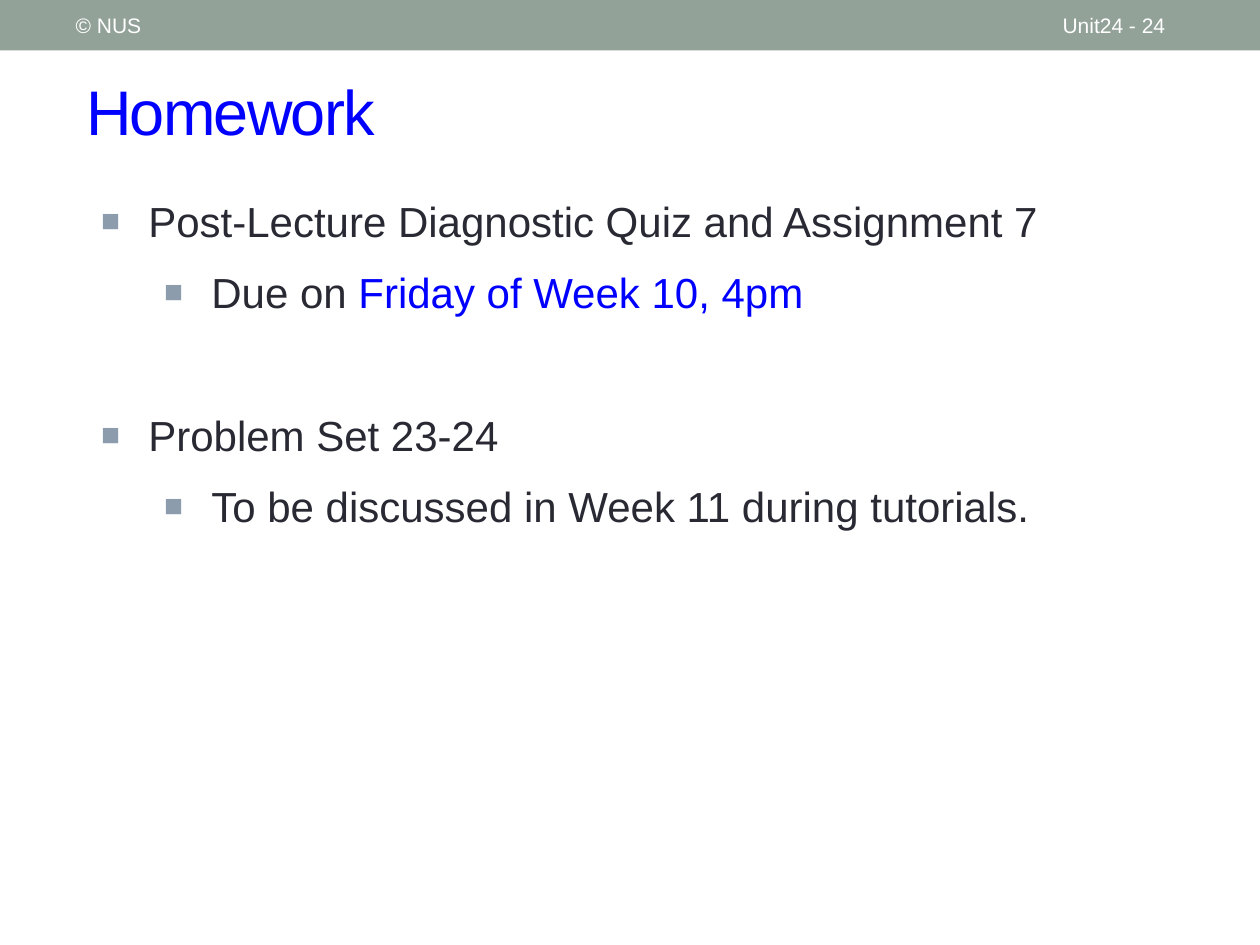
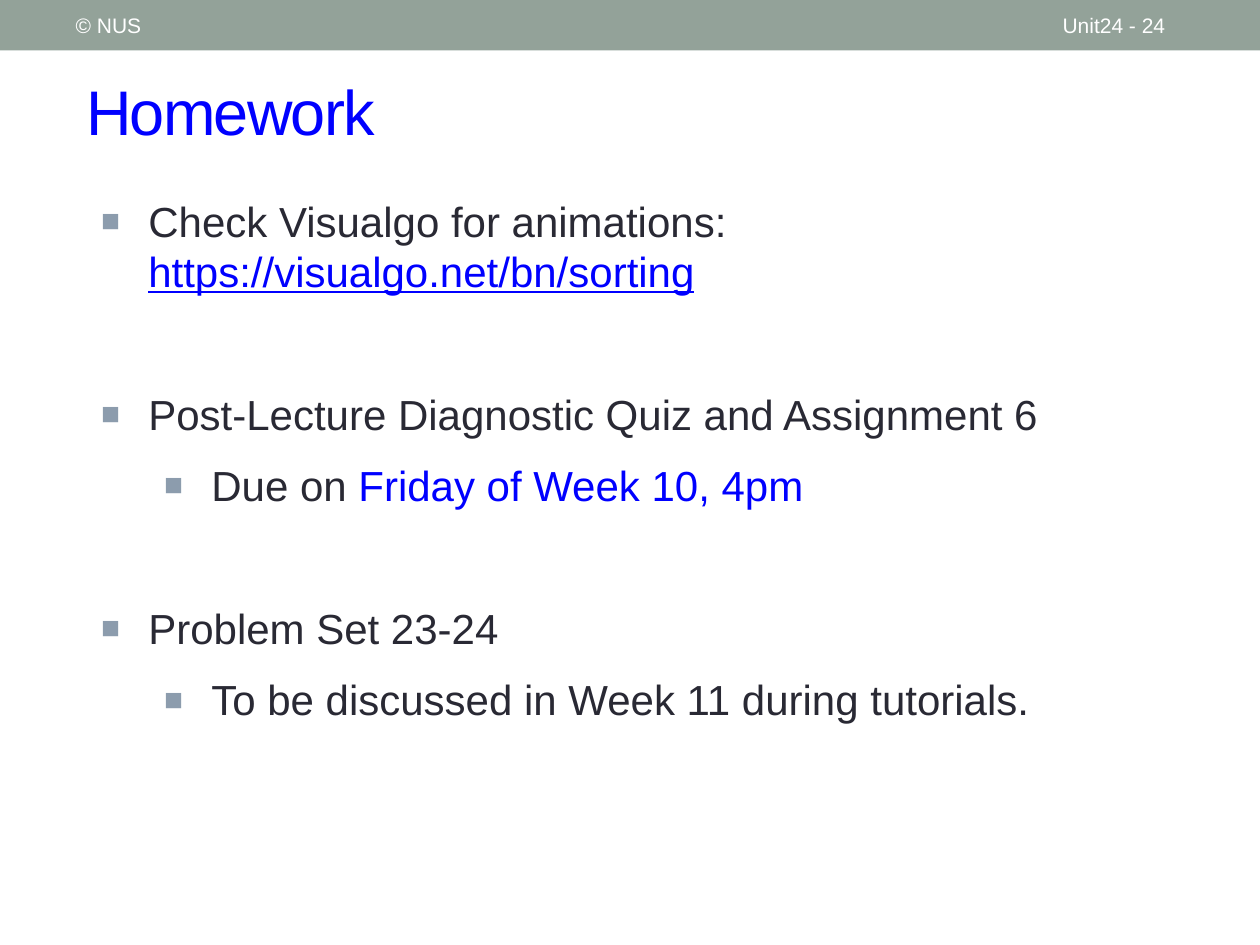
Before and after one commit to nus-cs1010-2021-s2/website, a slide deck: slide 24 of slides/Unit24_Sorting.pptx. Drawn at 1260x945 pixels with LibreOffice and Linux fonts; fonts in the diff are those of the drawing. Boxes give left, top, right and bottom in pixels: in the first picture for what was removed or moved away, otherwise in the second. Text is boxed around its words. In the diff, an @@ line names an element or a change of style, - is before the commit and + after.

```diff
--- a/slides/Unit24_Sorting.pptx
+++ b/slides/Unit24_Sorting.pptx
@@ text at (x1=148, y1=206, x2=1037, y2=438): text changed @@
-■ Post-Lecture Diagnostic Quiz and Assignment 7
+■ Check Visualgo for animations: https://visualgo.net/bn/sorting
+■ Post-Lecture Diagnostic Quiz and Assignment 6
```
Also in this commit, not shown: 7 other slides changed, 6 other files.
